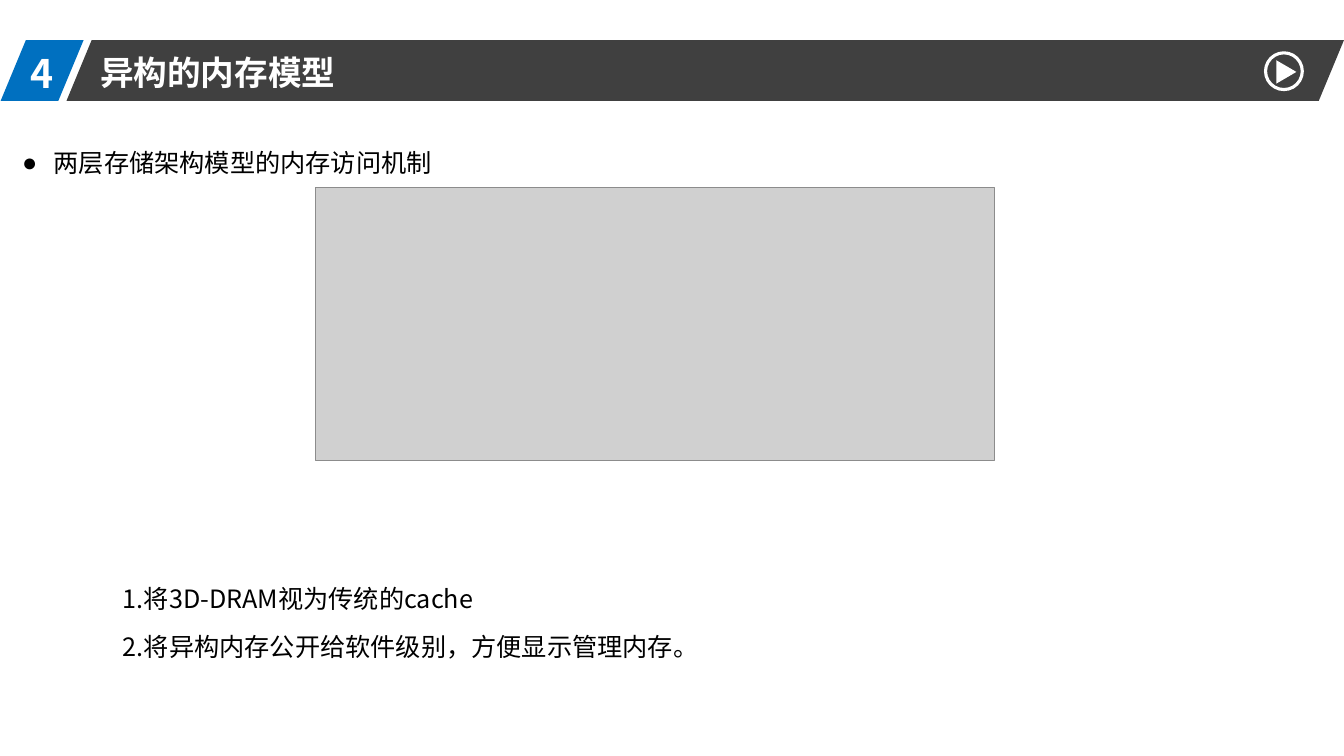
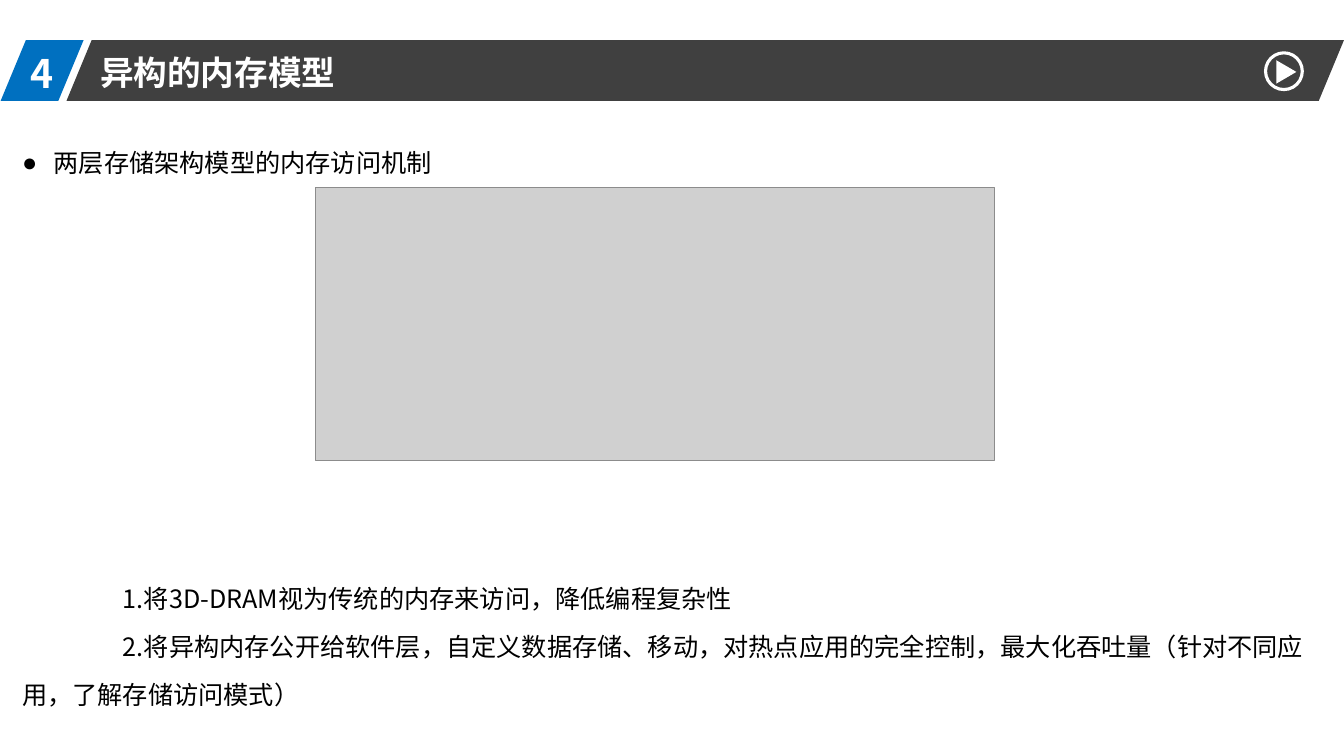
Before and after one commit to DO-MINATOR/buaa, a slide deck: slide 14 of 高性能计算机/高性能.pptx (slide 8 before the commit). Drawn at 1344x756 pixels with LibreOffice and Linux fonts; fonts in the diff are those of the drawing; grey boxes stand for pictures. Boxes give left, top, right and bottom in pixels: in the first picture for what was removed or moved away, otherwise in the second. Text is boxed around its words. In the diff, an @@ line names an element or a change of style, - is before the commit and + after.

```diff
--- a/高性能计算机/高性能.pptx
+++ b/高性能计算机/高性能.pptx
@@ text at bbox=[22, 586, 1303, 707]: text changed @@
-1.将3D-DRAM视为传统的cache
-2.将异构内存公开给软件级别，方便显示管理内存。
+1.将3D-DRAM视为传统的内存来访问，降低编程复杂性
+2.将异构内存公开给软件层，自定义数据存储、移动，对热点应用的完全控制，最大化吞吐量（针对不同应用，了解存储访问模式）
```
Also in this commit, not shown: 9 other slides changed, 7 slides added, 2 other files.
